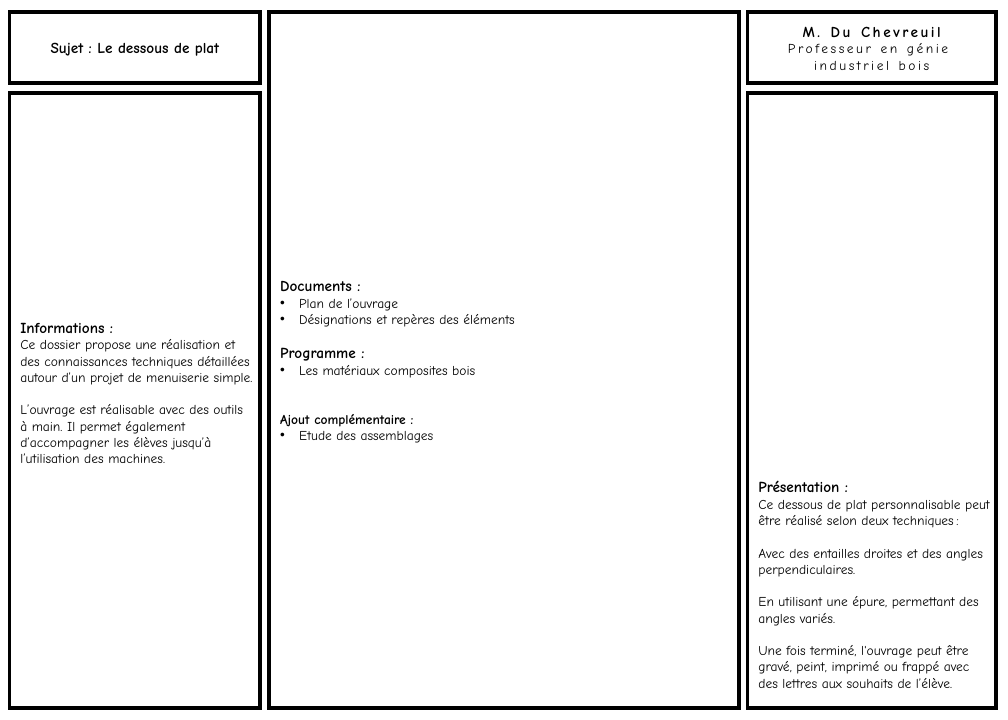
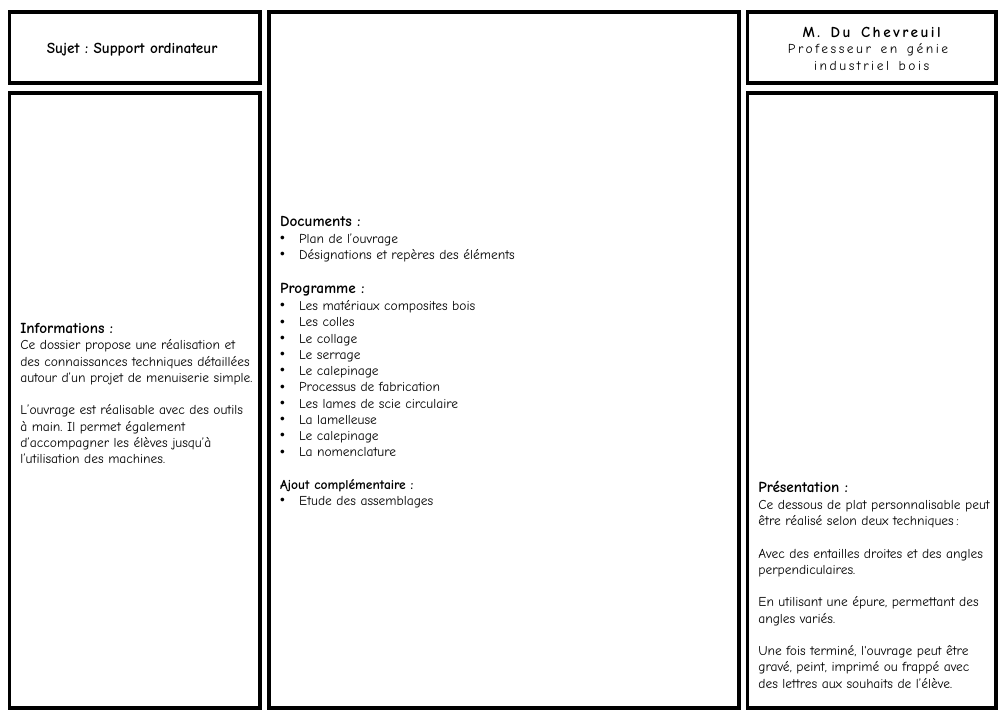
Before and after one commit to kduchevreuil/Cours-Menuiserie, a slide deck: slide 1 of Dossier Support ordi/DOSSIER Support Ordi.pptx. Drawn at 1008x720 pixels with LibreOffice and Linux fonts; fonts in the diff are those of the drawing. Boxes give left, top, right and bottom in pixels: in the first picture for what was removed or moved away, otherwise in the second. Text is boxed around its words. In the diff, an @@ line names an element or a change of style, - is before the commit and + after.

```diff
--- a/Dossier Support ordi/DOSSIER Support Ordi.pptx
+++ b/Dossier Support ordi/DOSSIER Support Ordi.pptx
@@ text in rectangle at (47, 42, 217, 56): text changed @@
-Sujet : Le dessous de plat
+Sujet : Support ordinateur
@@ text in rectangle at (299, 317, 458, 456): paragraphs added @@
+• Les colles
+• Le collage
+• Le serrage
+• Le calepinage
+• Processus de fabrication
+• Les lames de scie circulaire
+• La lamelleuse
+• Le calepinage
+• La nomenclature
```
Also in this commit, not shown: 2 other slides changed, 1 slide added, 36 other files.
